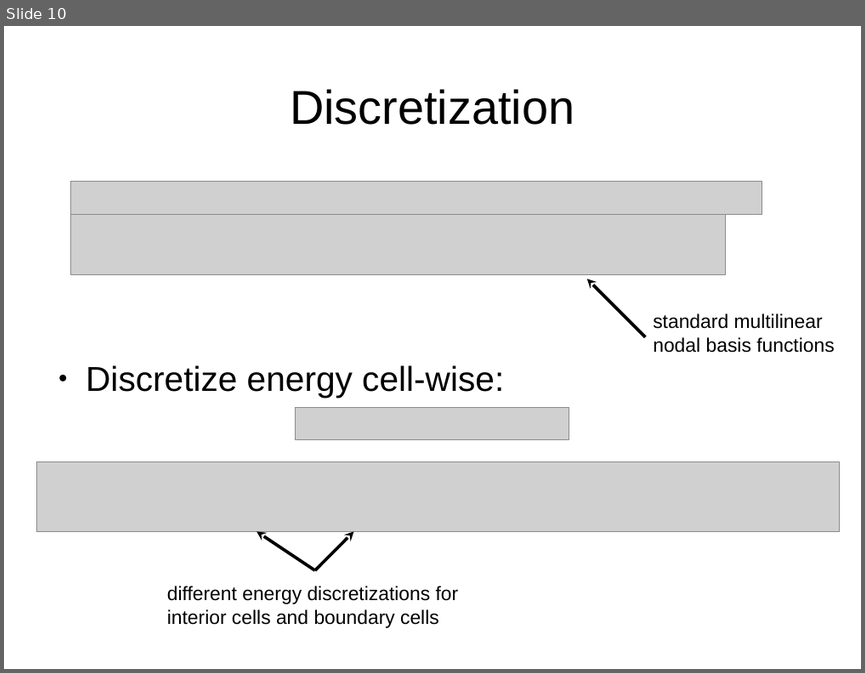
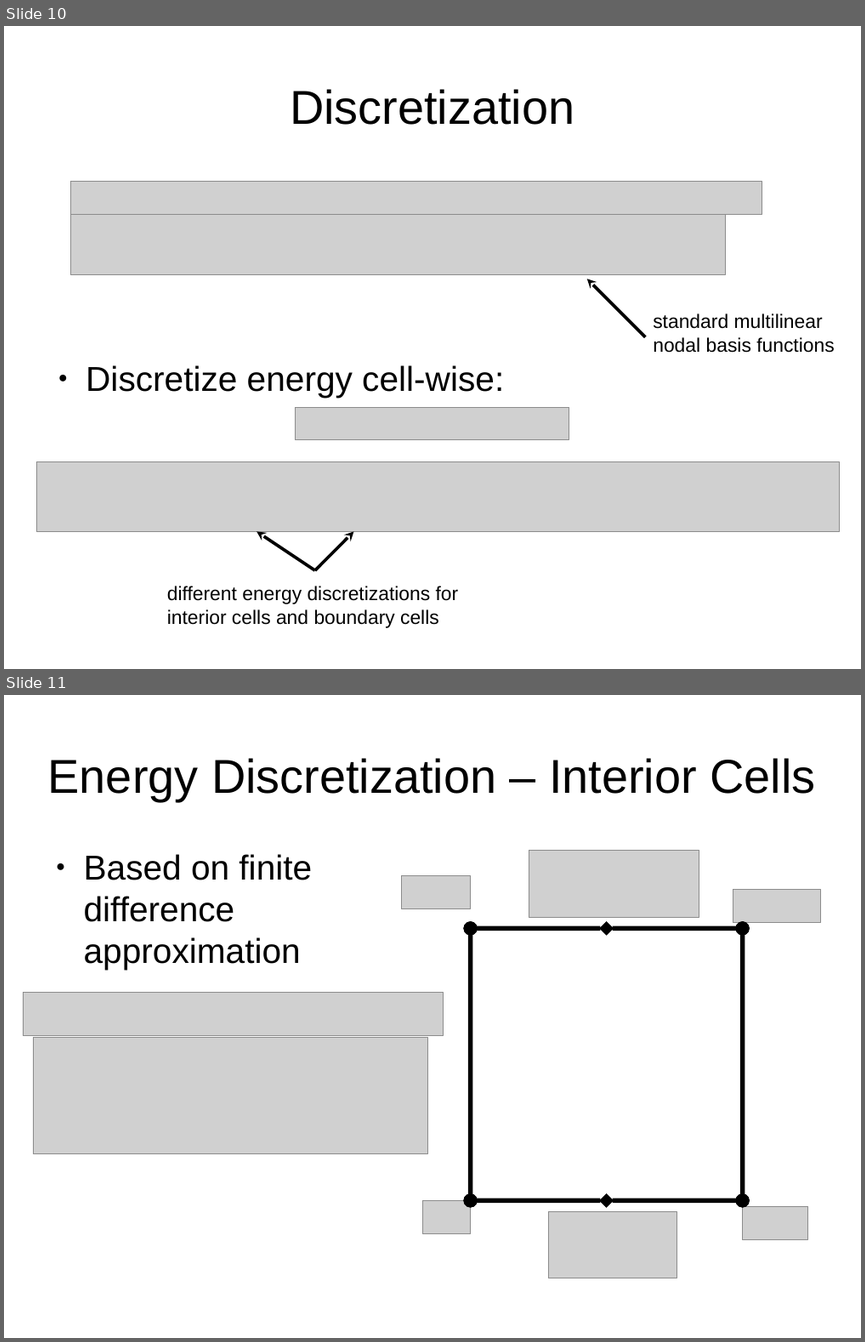
Before and after one commit to jhellrung/documents, a slide deck: presentations/sandia.2011.11.08/slides.odp. Shown one above the other, each under a label of ours: slide 10 before the commit, slides 10 and 11 after it. The pictures are 865x673 and 865x1342 pixels, drawn with LibreOffice and Linux fonts; fonts in the diff are those of the drawing; grey boxes stand for pictures. Boxes give left, top, right and bottom in pixels: in the first picture for what was removed or moved away, otherwise in the second. Text is boxed around its words. In the diff, an @@ line names an element or a change of style, - is before the commit and + after.

Commit message:
up to 15 slides...

```diff
--- a/presentations/sandia.2011.11.08/slides.odp
+++ b/presentations/sandia.2011.11.08/slides.odp
@@ slide 11 added at (x1=4, y1=695, x2=861, y2=1338), background #FFFFFF @@
@@ title added at (x1=48, y1=758, x2=815, y2=801), 44 pt, text #000000 @@
+Energy Discretization – Interior Cells
@@ text added at (x1=84, y1=854, x2=312, y2=969), 32 pt, text #000000 @@
+● Based on finite difference approximation
@@ picture added at (x1=528, y1=851, x2=699, y2=918) @@
@@ picture added at (x1=402, y1=875, x2=471, y2=909) @@
@@ picture added at (x1=733, y1=890, x2=820, y2=923) @@
@@ double arrow added from (471, 1201) to (471, 928), #000000 4.31 pt @@
@@ double arrow added from (471, 928) to (607, 928), #000000 4.31 pt @@
@@ double arrow added from (743, 928) to (607, 928), #000000 4.31 pt @@
@@ double arrow added from (743, 928) to (743, 1201), #000000 4.31 pt @@
@@ picture added at (x1=24, y1=992, x2=443, y2=1036) @@
@@ picture added at (x1=33, y1=1037, x2=427, y2=1154) @@
@@ picture added at (x1=423, y1=1201, x2=471, y2=1234) @@
@@ double arrow added from (471, 1201) to (607, 1201), #000000 4.31 pt @@
@@ double arrow added from (743, 1201) to (607, 1201), #000000 4.31 pt @@
@@ picture added at (x1=548, y1=1211, x2=676, y2=1278) @@
@@ picture added at (x1=743, y1=1206, x2=808, y2=1239) @@
```
Also in this commit, not shown: 3 other slides added.
